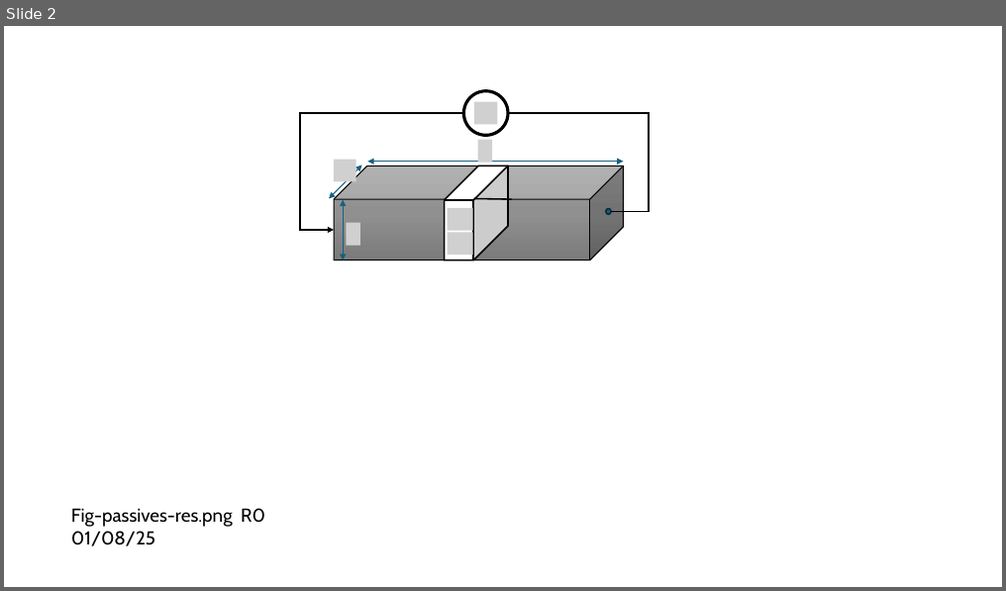
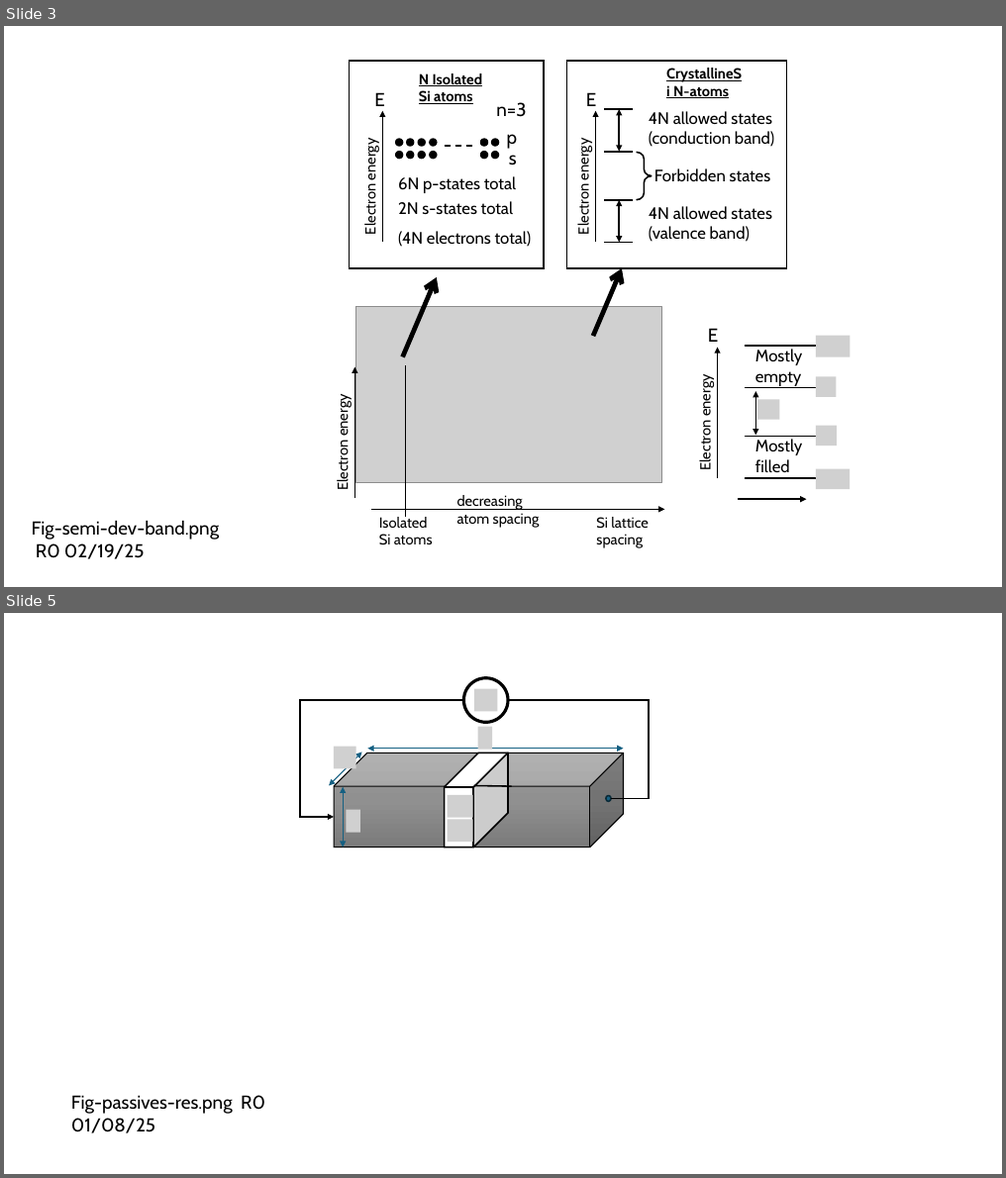
Before and after one commit to mixignal-press/ebook-ice1, a slide deck: figures/fig.pptx. Shown one above the other, each under a label of ours: slide 2 before the commit, slides 3 and 5 after it; the slides between them are not shown. The pictures are 1006x591 and 1006x1178 pixels, drawn with LibreOffice and Linux fonts; fonts in the diff are those of the drawing; grey boxes stand for pictures; background and template pictures are left out. Boxes give left, top, right and bottom in pixels: in the first picture for what was removed or moved away, otherwise in the second. Text is boxed around its words. In the diff, an @@ line names an element or a change of style, - is before the commit and + after.

```diff
--- a/figures/fig.pptx
+++ b/figures/fig.pptx
@@ slide 3 added at [4,26,1002,587], background #FFFFFF @@
@@ group added at [334,61,850,549]: 23 texts, 12 ellipses, 10 lines, 8 arrows, 6 pictures, 3 double arrows, 2 rectangles, 1 right brace @@
+Isolated Si atoms
+decreasing
+atom spacing
+Si lattice spacing
+Electron energy
+Electron energy
+E
+Mostly
+empty
+Mostly
+filled
+p
+s
+n=3
+6N p-states total
+2N s-states total
+(4N electrons total)
+N Isolated Si atoms
+Electron energy
+E
+Electron energy
+E
+4N allowed states
+(conduction band)
+4N allowed states
+(valence band)
+Forbidden states
+CrystallineSi N-atoms
@@ text added at [32,520,220,560], 18 pt, text #000000 @@
+Fig-semi-dev-band.png
+R0 02/19/25
@@ what was slide 2 is now slide 5 @@
```
Also in this commit, not shown: 3 other slides added, 3 other files.
